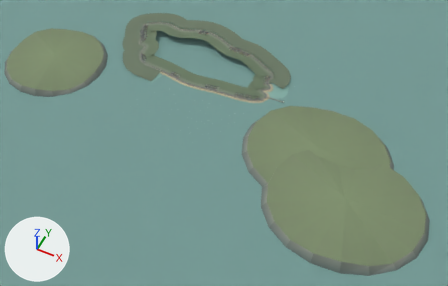
The Blender file tools/blender/scenes/cornwall.blend, before and after one commit.
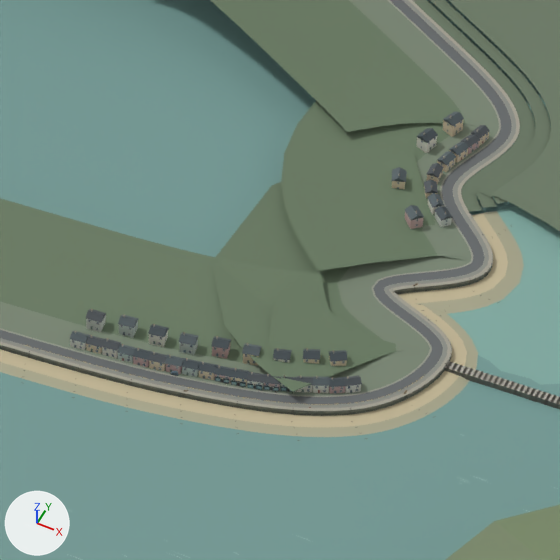
Each version is shown from a camera (50 mm lens) standing at (1350.0, -2395.0, 2496.0) and looking at (343.0, -383.0, -20.0), then close up on the part from 51% to 62% of the width and 23% to 40% of the height. Every picture has the same lights, and +X, +Y and +Z are marked at lower left. The first two pictures are the older version.

Objects in the first close-up: 'Land_000', 'Land_001', 'Land_003', 'Land_004', 'Land_006', 'Solid_005', 'Solid_014', 'Solid_015', 'Solid_016', 'Solid_024', 'Solid_025', 'Solid_026' and 2 more.
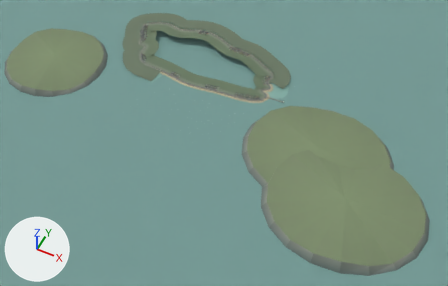
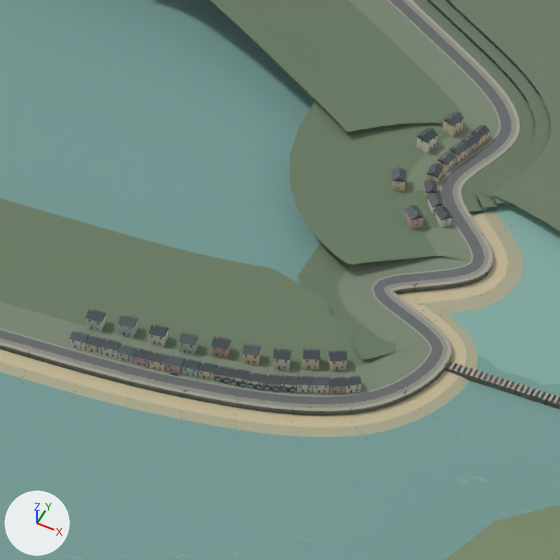
Pixel boxes [x1, y1, x2, y2] of what changed, in the close-ups (560 x 560 px; the box of a moved part takes in the faces that stretch with it):
'Land_003', reshaped: before [0, 182, 560, 558]; after [0, 198, 560, 558]
part 1 of me_land_001, moved or reshaped: before [79, 125, 385, 392]; after [80, 126, 459, 396]
part 2 of me_land_003, moved or reshaped: before [5, 182, 486, 422]; after [5, 242, 486, 422]
part 3 of me_land_006, moved or reshaped: before [88, 105, 471, 415]; after [88, 105, 463, 416]

The change in detail:
me_land_001 is used by ob_land_001; location (0.0, 0.0, 0.0).
me_land_001 had 13915 vertices, 6598 faces and spanned x -43.0..1489.0, y -855.0..420.0, z -1.0..74.0.
me_land_001 now has 13931 vertices, 6604 faces and spans x -43.0..1489.0, y -855.0..420.0, z -1.0..74.0.
me_land_001 part 1: 114 vertices moved within x 59.0..402.0, y -54.0..298.0, z 4.0..44.0; 13 vertices removed from x 316.0..387.0, y -31.0..98.0, z 6.0..13.0; 29 vertices added at x 337.0..389.0, y -8.0..112.0, z 6.0..13.0.
me_land_003 is used by ob_land_003; location (0.0, 0.0, 0.0).
me_land_003 had 17954 vertices, 8874 faces and spanned x -262.0..1489.0, y -874.0..126.0, z -1.0..74.0.
me_land_003 now has 17958 vertices, 8873 faces and spans x -262.0..1489.0, y -874.0..119.0, z -1.0..74.0.
me_land_003 part 2: 538 vertices moved from x 156.0..518.0, y -64.0..126.0, z 2.0..16.0 to x 156.0..518.0, y -64.0..98.0, z 2.0..16.0; 22 vertices removed from x 308.0..376.0, y -23.0..52.0, z 6.0..12.0; 26 vertices added at x 325.0..387.0, y -13.0..98.0, z 6.0..12.0.
Other edits to the shape of me_land_003 do not show in these pictures.
me_land_006 is used by ob_land_006; location (0.0, 0.0, 0.0).
me_land_006 had 18365 vertices, 8546 faces and spanned x -40.0..1401.0, y -884.0..418.0, z -1.0..74.0.
me_land_006 now has 18379 vertices, 8552 faces and spans x -40.0..1401.0, y -884.0..418.0, z -1.0..74.0.
me_land_006 part 3: 176 vertices moved within x 53.0..415.0, y -61.0..301.0, z 3.0..46.0; 25 vertices removed from x 299.0..389.0, y -14.0..131.0, z 6.0..15.0; 39 vertices added at x 304.0..381.0, y -2.0..132.0, z 6.0..15.0.
